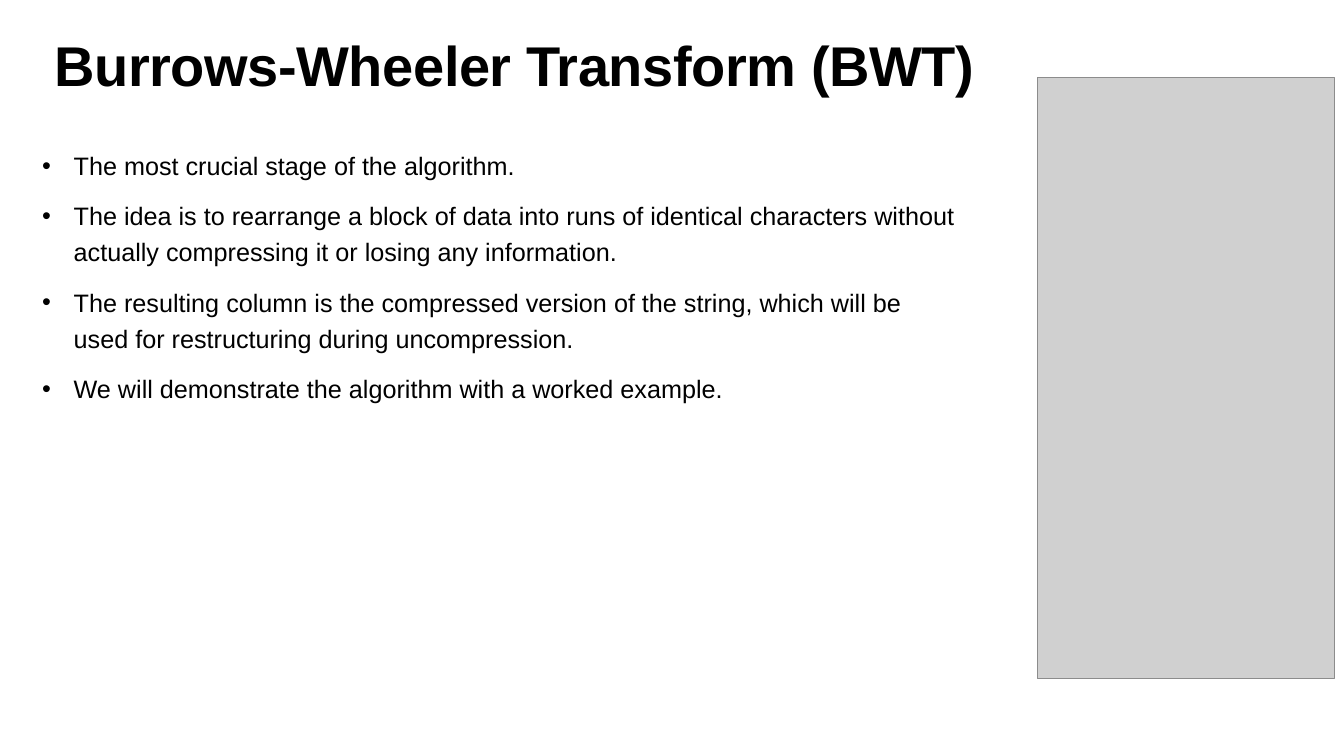
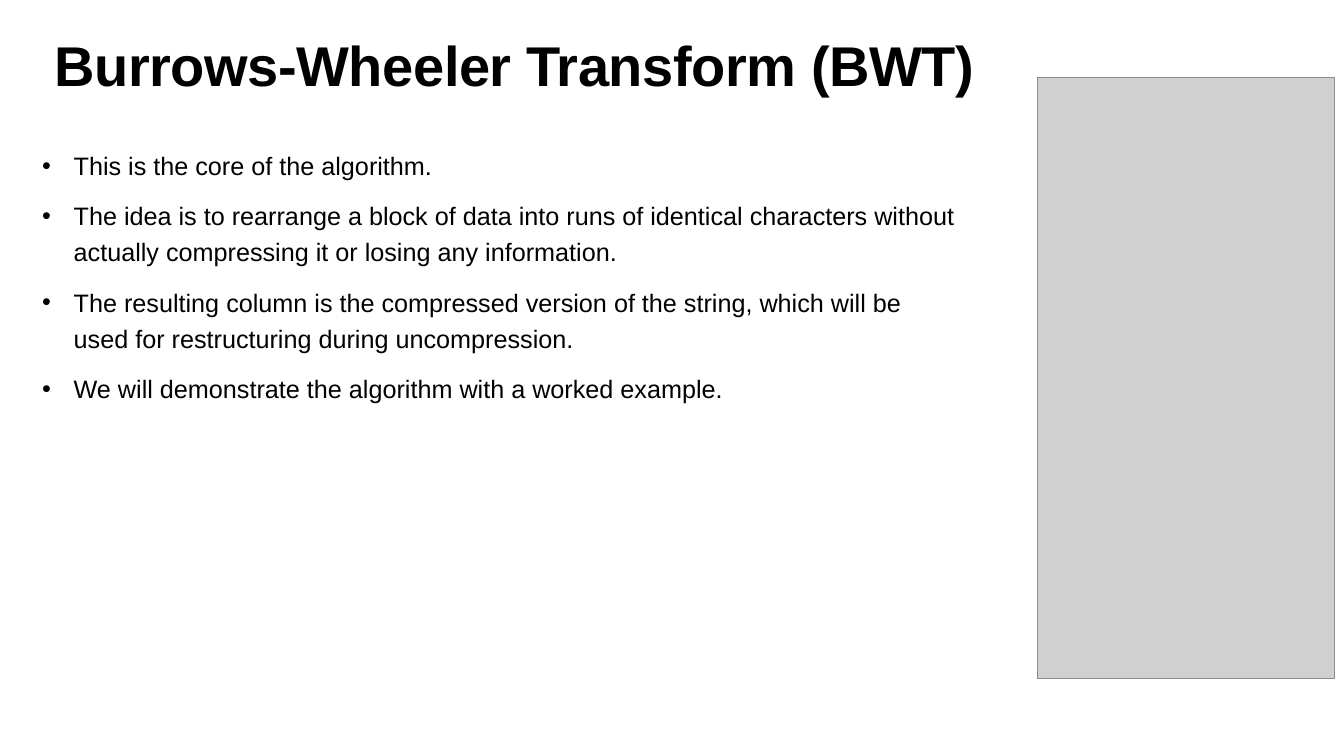
Before and after one commit to oridaniel09/nnproject, a slide deck: slide 7 of Final Presentation - NN Project.pptx. Drawn at 1344x756 pixels with LibreOffice and Linux fonts; fonts in the diff are those of the drawing; grey boxes stand for pictures. Boxes give left, top, right and bottom in pixels: in the first picture for what was removed or moved away, otherwise in the second. Text is boxed around its words. In the diff, an @@ line names an element or a change of style, - is before the commit and + after.

```diff
--- a/Final Presentation - NN Project.pptx
+++ b/Final Presentation - NN Project.pptx
@@ text at bbox=[74, 156, 432, 181]: text changed @@
-• The most crucial stage of the algorithm.
+• This is the core of the algorithm.
```
Also in this commit, not shown: 4 other slides changed.
